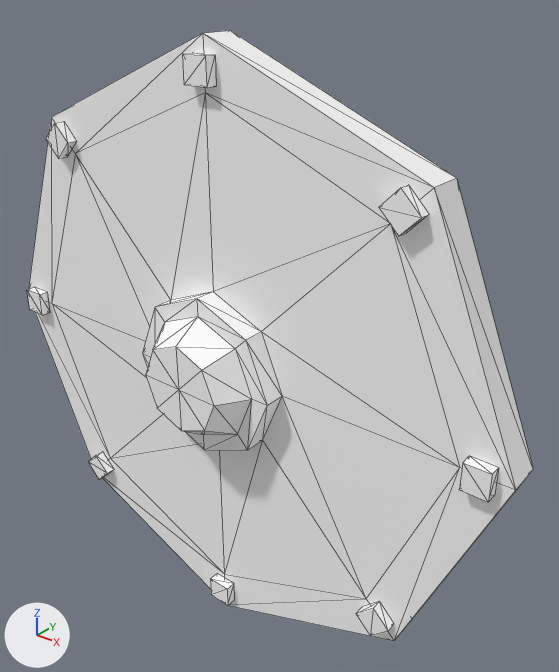
One commit to the glTF model assets/synty/simple_fantasy/models/SF_Wep_RoundShield_Pattern_04.glb: the scene before it, then after it.
Both versions are drawn from a 50 mm lens placed at (0.01062, -0.01082, 0.00821), pointed at (0.00097, 0.00123, 0.00073). Lighting does not change. The marker at lower left points along +X, +Y and +Z. Mesh edges are drawn as thin lines.

Names of what the first picture shows: 'SF_Wep_RoundShield_Pattern_04'.
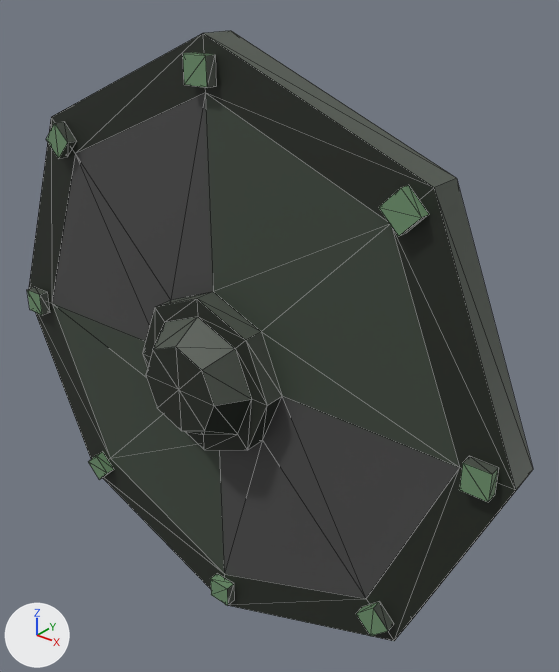
Boxes [x1, y1, x2, y2] around the edits, measured in the pictures (559 x 672 px):
'SF_Wep_RoundShield_Pattern_04', surface changed (grey to black)
    both: [27, 31, 533, 641]

The change, as a list of edits to the scene's bpy script:
```text
Add img_undead_footman_01:
    img_undead_footman_01 = load_image('Undead_Footman_01', '_unpacked/Undead_Footman_01', 512, 512, 'sRGB')
Change mat_lambert1:
    remove mat_lambert1.base_color = (1.0, 1.0, 1.0)  # white #ffffff
    add mat_lambert1.texture = img_undead_footman_01
```
